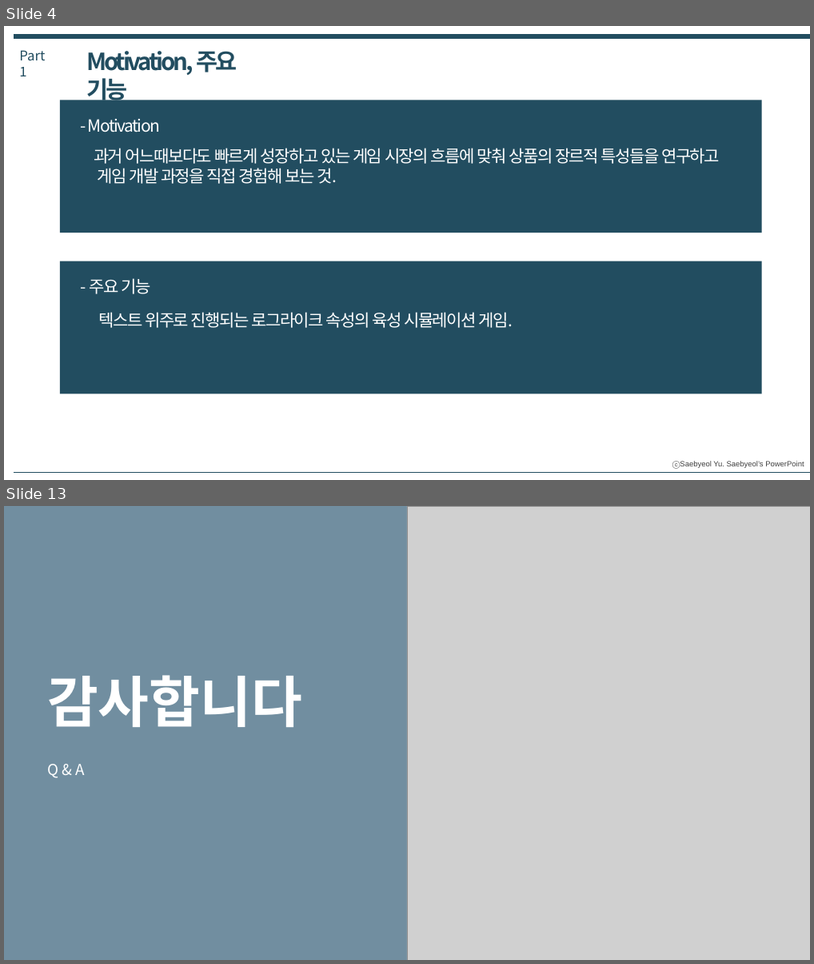
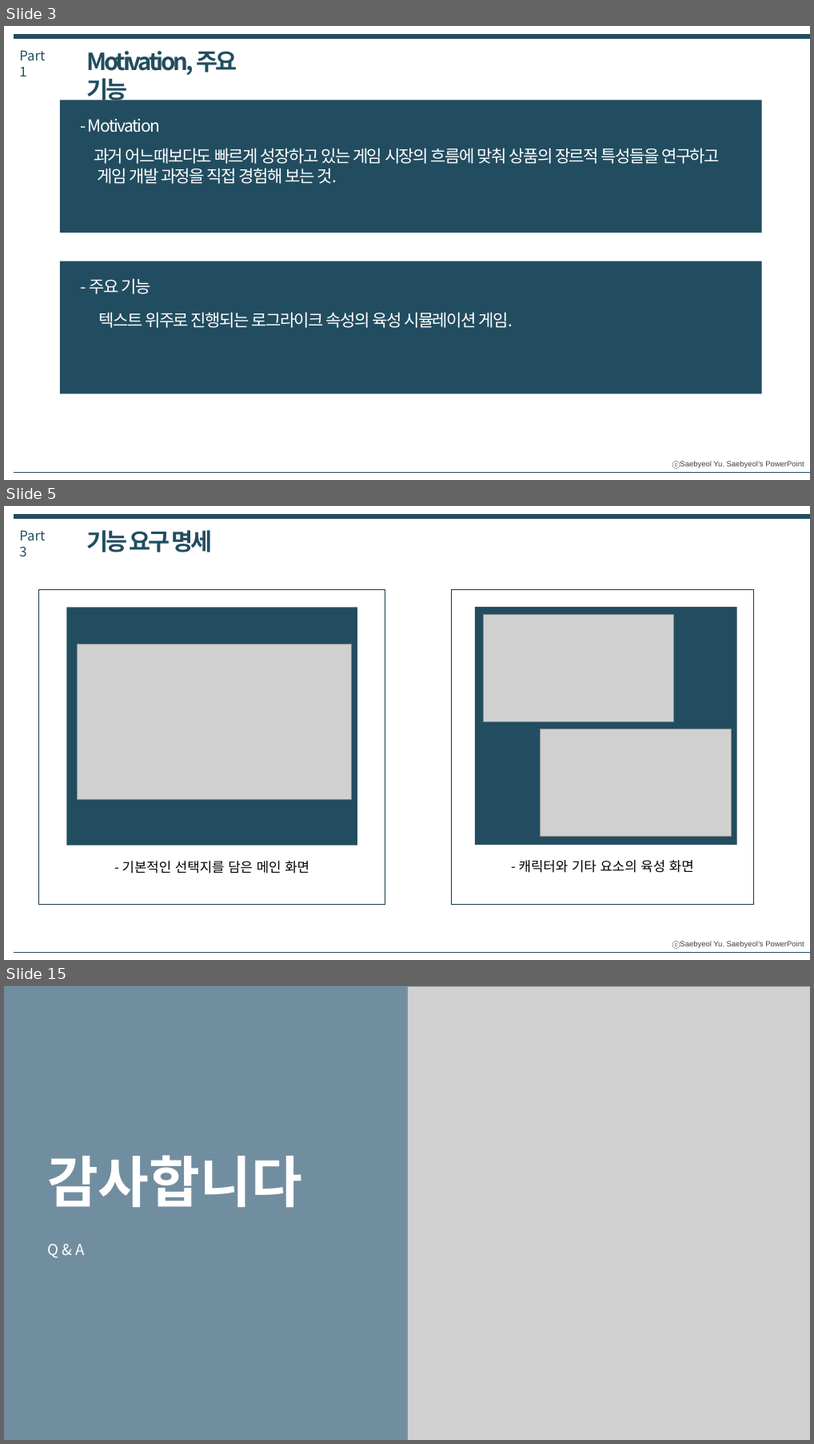
Before and after one commit to IdfKLeh/capstone, a slide deck: for_school/[4팀] 최종발표.pptx. Shown one above the other, each under a label of ours: slides 4 and 13 before the commit, slides 3, 5 and 15 after it; the slides between them are not shown. The pictures are 814x964 and 814x1444 pixels, drawn with LibreOffice and Linux fonts; fonts in the diff are those of the drawing; grey boxes stand for pictures. Boxes give left, top, right and bottom in pixels: in the first picture for what was removed or moved away, otherwise in the second. Text is boxed around its words. In the diff, an @@ line names an element or a change of style, - is before the commit and + after.

```diff
--- a/for_school/[4팀] 최종발표.pptx
+++ b/for_school/[4팀] 최종발표.pptx
@@ slide 5 added at [4,506,810,960], background #FFFFFF; not listed: 1 template element that a slide beside it also shows @@
@@ line added from (14, 517) to (810, 517), #224D60 6 pt @@
@@ text added at [19,530,45,557], 16 pt, text #224D60 @@
+Part 3
@@ text added at [87,530,212,552], 28 pt, text #224D60, bold @@
+기능 요구 명세
@@ rectangle added at [39,590,385,904], outline #193947 1 pt @@
@@ rectangle added at [451,590,754,904], outline #193947 1 pt @@
@@ rectangle added at [67,607,358,844], fill #224D60 @@
@@ rectangle added at [475,607,738,844], fill #224D60 @@
@@ picture added at [484,614,674,722] @@
@@ picture added at [77,644,352,800] @@
@@ picture added at [541,729,732,837] @@
@@ text added at [122,860,310,873], 16 pt, text #000000 @@
+- 기본적인 선택지를 담은 메인 화면
@@ text added at [519,860,694,872], 16 pt, text #000000 @@
+- 캐릭터와 기타 요소의 육성 화면
@@ line added from (14, 952) to (810, 952), #224D60 0.25 pt @@
@@ what was slide 4 is now slide 3 @@
@@ what was slide 13 is now slide 15 @@
```
Also in this commit, not shown: 2 slides changed, 9 other slides added, 8 slides removed.
